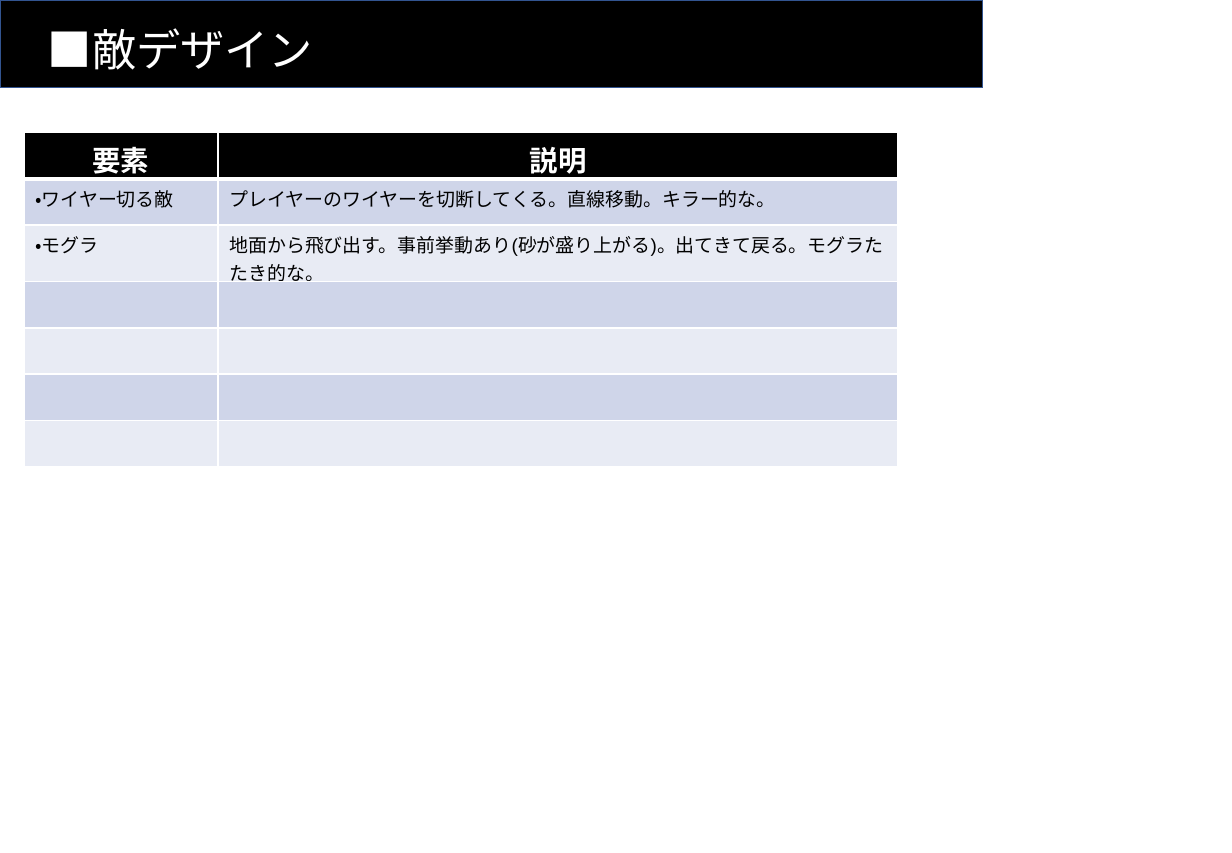
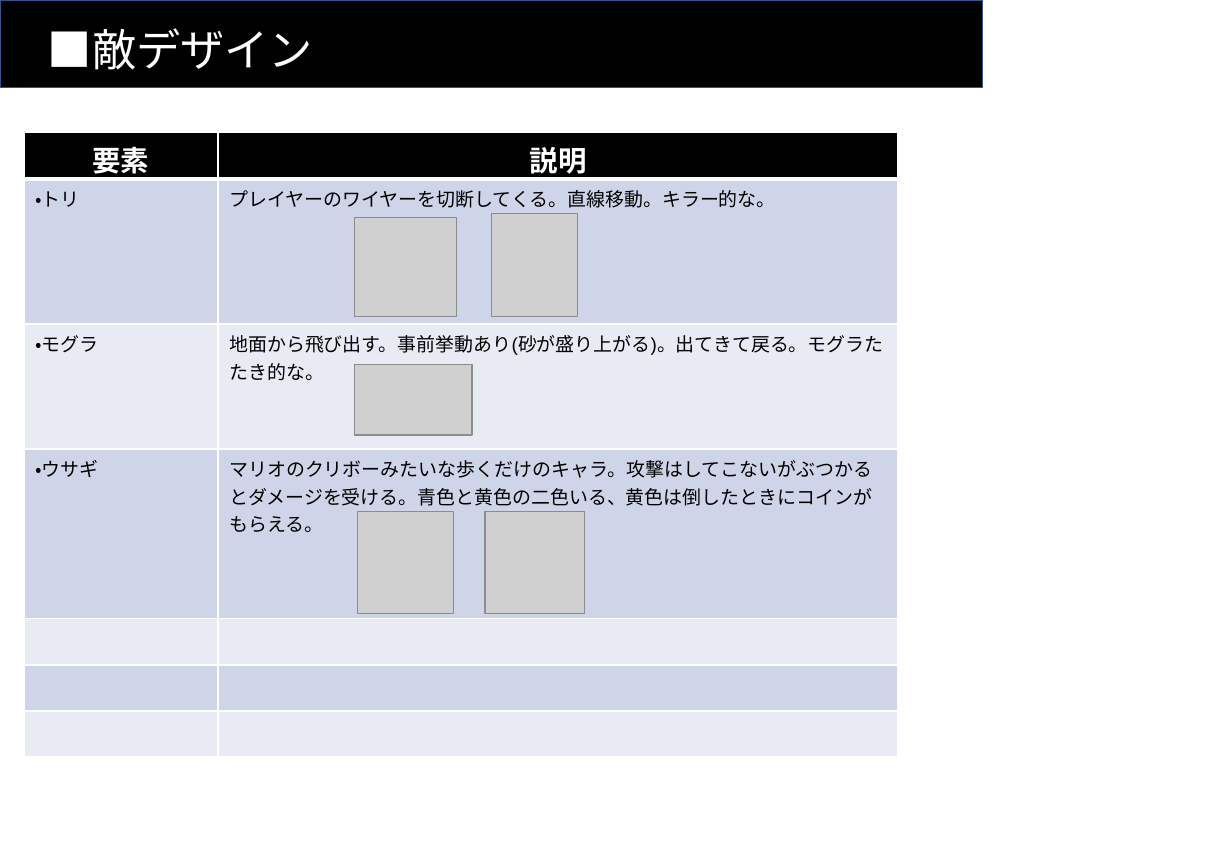
Before and after one commit to Koha58/FLUFF_SWING, a slide deck: slide 8 of Assets/Specs/仕様書.pptx. Drawn at 1232x853 pixels with LibreOffice and Linux fonts; fonts in the diff are those of the drawing; grey boxes stand for pictures. Boxes give left, top, right and bottom in pixels: in the first picture for what was removed or moved away, otherwise in the second. Text is boxed around its words. In the diff, an @@ line names an element or a change of style, - is before the commit and + after.

Commit message:
仕様書の変更（敵デザインの部分）

```diff
--- a/Assets/Specs/仕様書.pptx
+++ b/Assets/Specs/仕様書.pptx
@@ table at box(24, 133, 899, 758) @@
-row 2, column 1: ・ワイヤー切る敵
+row 2, column 1: ・トリ
+row 4: ・ウサギ | マリオのクリボーみたいな歩くだけのキャラ。攻撃はしてこないがぶつかるとダメージを受ける。青色と黄色の二色いる、黄色は倒したときにコインがもらえる。
-row 7:  | 
@@ picture added at box(355, 217, 456, 316) @@
@@ picture added at box(491, 214, 578, 316) @@
@@ picture added at box(355, 365, 472, 436) @@
@@ picture added at box(358, 512, 454, 614) @@
@@ picture added at box(485, 512, 584, 613) @@
```
Also in this commit, not shown: 1 other slide changed.
